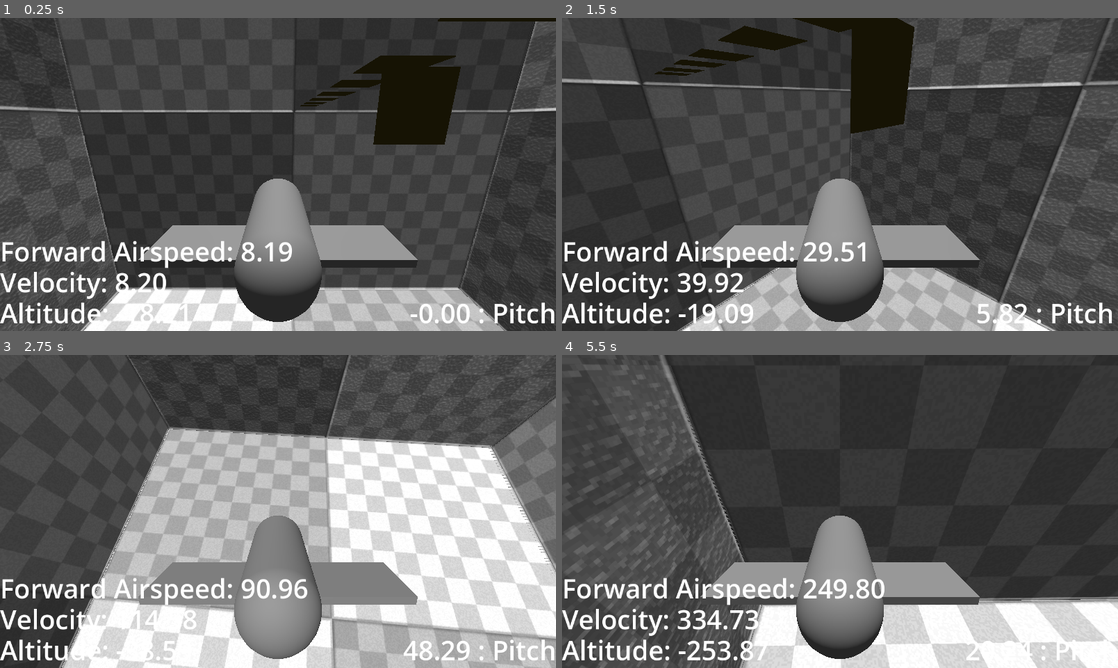
Above: before the commit, frames 1-4 (two rows, left to right).
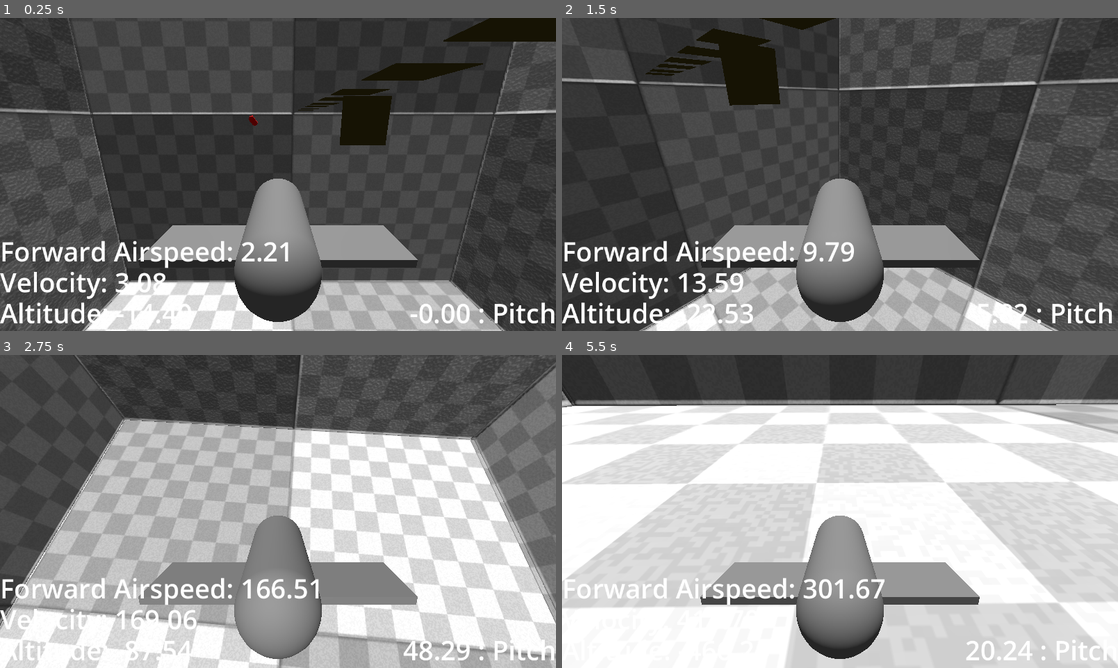
Above: after the commit, the same moments.

Repository: BeegFloppa15/Project_Airdrifter
Game: Godot game, scene res://Scenes/Levels/testing_scene_1.tscn
The game is run twice, just before and just after one commit, with the same random seed, the same clock (stepped at 60 frames per second) and the same inputs.
Inputs:
- Up to frame 1 (0.25 s): no input
- Up to frame 2 (1.5 s): hold D (bank_right) 0.53-1.28 s; hold W (pitch_down) from 1.28 s (still down)
- Up to frame 3 (2.75 s): release W (pitch_down) at 2.03 s; hold D (bank_right) from 2.03 s (still down)
- Up to frame 4 (5.5 s): release D (bank_right) at 2.78 s; hold S (pitch_up) 2.78-3.53 s; hold A (bank_left) 3.53-5.03 s; hold W (pitch_down) from 5.03 s (still down)

The runs differ from the first frame. In frame 1, 14% of the frame differs, in the area x 0-100%, y 0-100%; in frame 2, 20%; in frame 3, 39%; in frame 4, 70%.

Commit message:
Tried to implement wind areas changing glider acceleration, but encountering many bugs.

Diff:
--- a/airdrifter-v1/Gliders/glider_v_1.tscn
+++ b/airdrifter-v1/Gliders/glider_v_1.tscn
@@ -8,8 +8,8 @@
 
 [sub_resource type="Curve" id="Curve_fv0t4"]
 _limits = [-1.0, 1.0, -1.0, 1.0]
-_data = [Vector2(-1, 1), 0.0, -0.407153, 0, 0, Vector2(0, 0), -2.98579, -2.98579, 0, 0, Vector2(1, -1), -0.790634, 0.0, 0, 0]
-point_count = 3
+_data = [Vector2(-1, 1), 0.0, -1.0, 0, 1, Vector2(1, -1), -1.0, 0.0, 1, 0]
+point_count = 2
 
 [sub_resource type="BoxMesh" id="BoxMesh_5gnin"]
 size = Vector3(1, 0.135, 4)
--- a/airdrifter-v1/Scenes/Levels/testing_scene_1.tscn
+++ b/airdrifter-v1/Scenes/Levels/testing_scene_1.tscn
@@ -23,11 +23,8 @@
 flip_faces = true
 size = Vector3(1000, 1000, 1000)
 
-[sub_resource type="BoxShape3D" id="BoxShape3D_dmsko"]
-size = Vector3(20, 4, 18)
-
 [sub_resource type="BoxShape3D" id="BoxShape3D_hi084"]
-size = Vector3(121, 86, 128)
+size = Vector3(70, 300, 92)
 
 [node name="Testing Scene 1" type="Node"]
 
@@ -35,7 +32,7 @@
 transform = Transform3D(-1, -1.69879e-08, 8.57563e-08, 2.26267e-08, 0.89722, 0.441584, -8.44439e-08, 0.441584, -0.89722, -15.2671, 26.0978, -12.671)
 
 [node name="Glider V1" parent="." instance=ExtResource("1_ub46j")]
-transform = Transform3D(1, -2.98023e-08, 0, 2.98023e-08, 1, 0, -1.77636e-15, 0, 1, 37, -18.1304, 6)
+transform = Transform3D(1, -2.98023e-08, 0, 2.98023e-08, 1, 0, -1.77636e-15, 0, 1, 37, -14.1304, -25)
 linear_damp = 0.5
 use_this_cam = true
 
@@ -234,40 +231,17 @@
 transform = Transform3D(1, 0, 0, 0, 1, 0, 0, 0, 1, -999, 0, 997)
 mesh = SubResource("BoxMesh_7hcdr")
 
-[node name="Wind Area" parent="." instance=ExtResource("5_hi084")]
-transform = Transform3D(1, 0, 0, 0, 1, 0, 0, 0, 1, 0, 3, 0)
-wind_force_magnitude = 100.0
+[node name="Wind Areas" type="Node" parent="."]
+
+[node name="Wind Area" parent="Wind Areas" instance=ExtResource("5_hi084")]
+transform = Transform3D(1, 0, 0, 0, 1, 0, 0, 0, 1, 41, -13, 9)
+wind_force_magnitude = 500.0
 wind_source_path = NodePath("Marker3D")
 
-[node name="CollisionShape3D" type="CollisionShape3D" parent="Wind Area"]
-transform = Transform3D(1, 0, 0, 0, 1, 0, 0, 0, 1, 0, -1, 0)
-shape = SubResource("BoxShape3D_dmsko")
-
-[node name="Marker3D" type="Marker3D" parent="Wind Area"]
-transform = Transform3D(1, 0, 0, 0, -5.96046e-08, -1, 0, 1, -8.9407e-08, -5, 0, 0)
-
-[node name="Wind Areas" type="Node" parent="."]
-
-[node name="Wind Area" parent="Wind Areas" instance=ExtResource("5_hi084")]
-transform = Transform3D(1, 0, 0, 0, 1, 0, 0, 0, 1, 45, -125, 920)
-wind_force_magnitude = 300.0
-wind_source_path = NodePath("Marker3D")
+[node name="Marker3D" type="Marker3D" parent="Wind Areas/Wind Area"]
+transform = Transform3D(1, 0, 0, 0, 1, 0, 0, 0, 1, 0, 1, 0)
+gizmo_extents = 1.05
 
 [node name="CollisionShape3D" type="CollisionShape3D" parent="Wind Areas/Wind Area"]
-transform = Transform3D(1, 0, 0, 0, 1, 0, 0, 0, 1, -12.5, 64.5, -872)
+transform = Transform3D(1, 0, 0, 0, 1, 0, 0, 0, 1, 10, 0, 21)
 shape = SubResource("BoxShape3D_hi084")
-
-[node name="Marker3D" type="Marker3D" parent="Wind Areas/Wind Area"]
-transform = Transform3D(1, 0, 0, 0, -0.965926, -0.258819, 0, 0.258819, -0.965926, 0, 22, -830)
-
-[node name="Wind Area2" parent="Wind Areas" instance=ExtResource("5_hi084")]
-transform = Transform3D(1, 0, 0, 0, 1, 0, 0, 0, 1, 45, -125, 105)
-wind_force_magnitude = 300.0
-wind_source_path = NodePath("Marker3D")
-
-[node name="CollisionShape3D" type="CollisionShape3D" parent="Wind Areas/Wind Area2"]
-transform = Transform3D(1, 0, 0, 0, 1, 0, 0, 0, 1, -12.5, 64.5, 9)
-shape = SubResource("BoxShape3D_hi084")
-
-[node name="Marker3D" type="Marker3D" parent="Wind Areas/Wind Area2"]
-transform = Transform3D(-4.37114e-08, -0.258819, 0.965926, 0, -0.965926, -0.258819, 1, -1.13133e-08, 4.2222e-08, 0, 22, 51)
--- a/airdrifter-v1/Scenes/wind_area.gd
+++ b/airdrifter-v1/Scenes/wind_area.gd
@@ -26,7 +26,7 @@
 func _physics_process(delta: float) -> void:
 	if player_glider == null:
 		return
-	player_glider.apply_central_force(wind_direction * wind_force_magnitude)
+	player_glider.affect_by_wind(wind_direction * wind_force_magnitude)
 
 
 func _on_body_entered(body: Node3D) -> void:
--- a/airdrifter-v1/Scripts/Elytra_Glider.gd
+++ b/airdrifter-v1/Scripts/Elytra_Glider.gd
@@ -67,6 +67,15 @@
 	var lift_force = min(forward_velocity.length() * 0.7, max_lift)
 	return up_dir * lift_force
 
+func affect_by_wind(wind_vector: Vector3):
+	# A unit vector of the direction the glider is pointed in
+	var forward_dir = forward_velocity.normalized()
+	# The projection of wind onto forward direction will increase or decrease acceleration
+	acceleration += (wind_vector.project(forward_dir).length() / mass)
+	# Apply all the other components of the wind vector as a normal force
+	apply_central_force(wind_vector.slide(forward_dir))
+
+
 func remove_min_speed():
 	actual_min_speed = 0
 
Not shown: 1 places in airdrifter-v1/Scenes/Levels/testing_scene_1.tscn that only renumber resources
